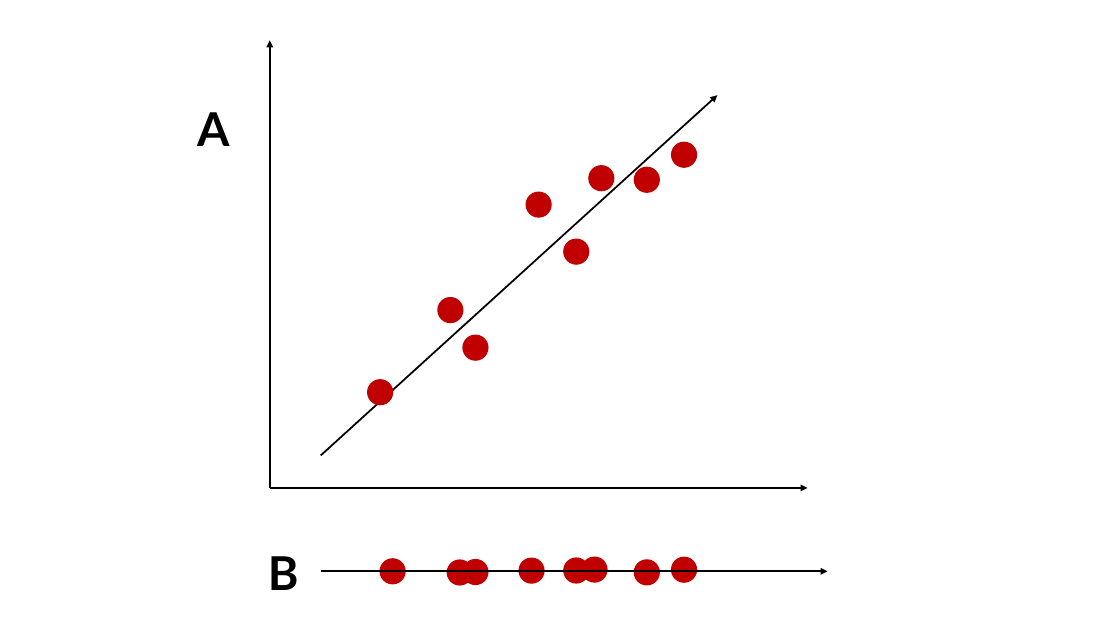
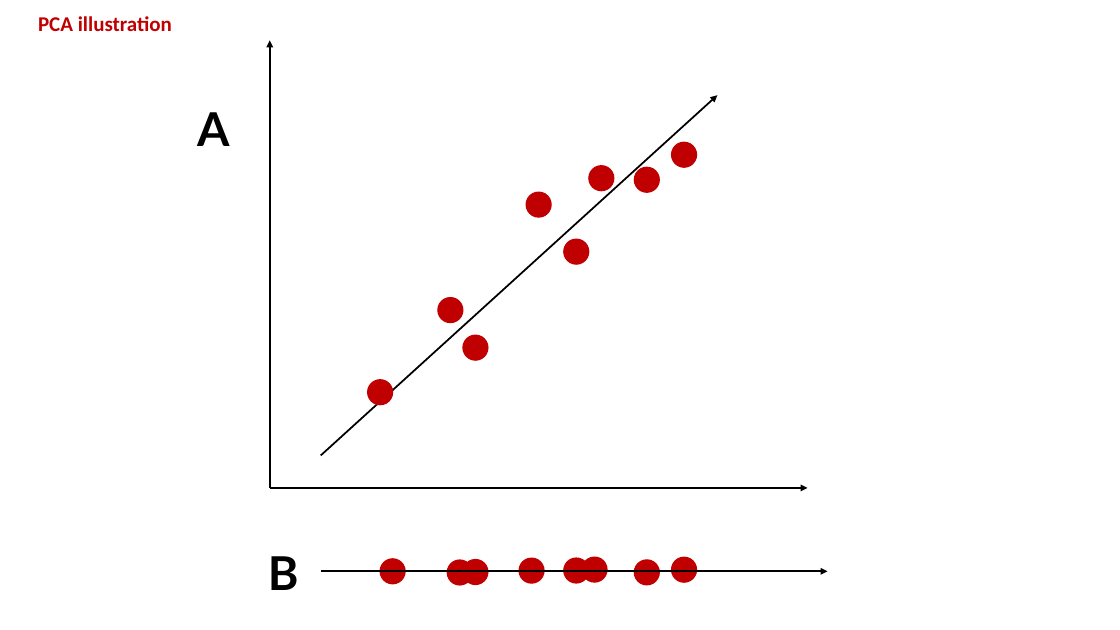
Before and after one commit to obifarin/machine-learning.ainotes, a slide deck: slide 14 of datasets/random_forest/illustrations.pptx (slide 9 before the commit). Drawn at 1120x630 pixels with LibreOffice and Linux fonts; fonts in the diff are those of the drawing. Boxes give left, top, right and bottom in pixels: in the first picture for what was removed or moved away, otherwise in the second. Text is boxed around its words. In the diff, an @@ line names an element or a change of style, - is before the commit and + after.

Commit message:
RF illustrations

```diff
--- a/datasets/random_forest/illustrations.pptx
+++ b/datasets/random_forest/illustrations.pptx
@@ text added at (x1=38, y1=16, x2=172, y2=31), 18 pt, text #C00000, bold @@
+PCA illustration
```
Also in this commit, not shown: 8 other slides changed, 3 slides added, 1 slide removed, 2 other files.
